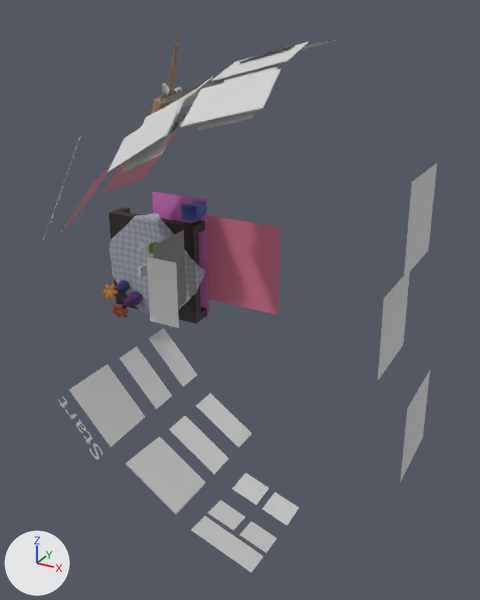
What one commit did to the OBJ model assets/workspace.obj.
Both versions are drawn from a 50 mm lens placed at (6.03, -11.63, 5.56), pointed at (0.12, -0.88, 0.18). Lighting does not change. The marker at lower left points along +X, +Y and +Z. Where no turn or scale is listed for an object, it has been applied to the vertices.

Names of what the first picture shows: 'x_b_file_Plane.004', 'x_b_minecraft_Plane.020', 'x_b_pic_Plane.029', 'x_b_skype_Plane.030', 'x_f_desk_Cube_Cube.001', 'x_f_filezone_Plane.014', 'x_floor_Plane.001', 'x_hud_Plane.013', 'x_l_la_Plane.043', 'x_scr1_Plane.010', 'x_scr2_Plane.006', 'x_scr3_Plane.024'.
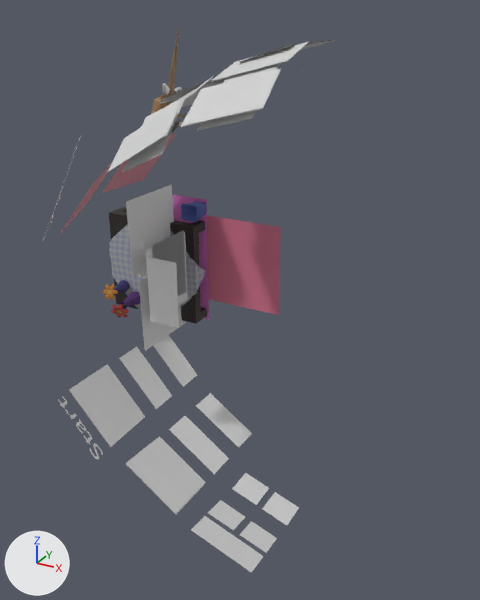
Diff of the bpy script that builds the scene:
```diff
--- a/assets/workspace.obj.py
+++ b/assets/workspace.obj.py
@@ me_x_scr1_plane_010 @@
 me_x_scr1_plane_010.from_pydata(...)  # 4 vertices, 1 face; spans x 3.05..3.08, y -0.92..0.77, z -0.84..0.85
 # used by ob_x_scr1_plane_010; location = (0.0, 0.0, 0.0)
-me_x_scr1_plane_010.vertices[0].co = (3.05, 0.77, 0.85)
-me_x_scr1_plane_010.vertices[1].co = (3.05, -0.92, 0.85)  # pixel (383, 298)
-me_x_scr1_plane_010.vertices[2].co = (3.08, 0.77, -0.84)  # pixel (403, 344)
-me_x_scr1_plane_010.vertices[3].co = (3.08, -0.92, -0.84)  # pixel (377, 381)
+# me_x_scr1_plane_010 part 1
+me_x_scr1_plane_010.vertices[0].co = (-2.11, 0.77, -0.84)
+me_x_scr1_plane_010.vertices[1].co = (-2.11, -0.92, -0.84)  # pixel (150, 323)
+me_x_scr1_plane_010.vertices[2].co = (-2.14, 0.77, 0.85)
+me_x_scr1_plane_010.vertices[3].co = (-2.14, -0.92, 0.85)  # pixel (145, 250)
 me_x_scr1_plane_010.materials.append(mat_t_s1)
@@ me_x_scr2_plane_006 @@
 me_x_scr2_plane_006.from_pydata(...)  # 4 vertices, 1 face; spans x 3.33..3.36, y -0.92..0.77, z 1.28..2.97
 # used by ob_x_scr2_plane_006; location = (0.0, 0.0, 0.0)
-me_x_scr2_plane_006.vertices[0].co = (3.33, 0.77, 2.97)  # pixel (437, 162)
-me_x_scr2_plane_006.vertices[1].co = (3.33, -0.92, 2.97)  # pixel (411, 181)
-me_x_scr2_plane_006.vertices[2].co = (3.36, 0.77, 1.28)  # pixel (428, 250)
-me_x_scr2_plane_006.vertices[3].co = (3.36, -0.92, 1.28)  # pixel (403, 278)
+# me_x_scr2_plane_006 part 2
+me_x_scr2_plane_006.vertices[0].co = (-2.33, 0.77, -1.59)  # pixel (185, 323)
+me_x_scr2_plane_006.vertices[1].co = (-2.33, -0.92, -1.59)  # pixel (144, 351)
+me_x_scr2_plane_006.vertices[2].co = (-2.36, 0.77, 0.09)
+me_x_scr2_plane_006.vertices[3].co = (-2.36, -0.92, 0.09)  # pixel (138, 282)
 me_x_scr2_plane_006.materials.append(mat_t_s2)
@@ me_x_scr3_plane_024 @@
 me_x_scr3_plane_024.from_pydata(...)  # 4 vertices, 1 face; spans x 3.68..3.72, y -0.92..0.77, z -2.93..-1.25
 # used by ob_x_scr3_plane_024; location = (0.0, 0.0, 0.0)
-me_x_scr3_plane_024.vertices[0].co = (3.68, 0.77, -1.25)  # pixel (430, 368)
-me_x_scr3_plane_024.vertices[1].co = (3.68, -0.92, -1.25)  # pixel (407, 408)
-me_x_scr3_plane_024.vertices[2].co = (3.72, 0.77, -2.93)  # pixel (422, 437)
-me_x_scr3_plane_024.vertices[3].co = (3.72, -0.92, -2.93)  # pixel (400, 482)
+# me_x_scr3_plane_024 part 3
+me_x_scr3_plane_024.vertices[0].co = (-2.53, 0.77, 0.18)
+me_x_scr3_plane_024.vertices[1].co = (-2.53, -0.92, 0.18)  # pixel (132, 277)
+me_x_scr3_plane_024.vertices[2].co = (-2.56, 0.77, 1.86)  # pixel (171, 184)
+me_x_scr3_plane_024.vertices[3].co = (-2.56, -0.92, 1.86)  # pixel (125, 201)
 me_x_scr3_plane_024.materials.append(mat_t_s3)
```

What differs and where, as boxes [x1, y1, x2, y2] in the pictures (480 x 600 px):
'x_scr3_Plane.024', reshaped (58% wider, 17% shorter)
    before: [400, 370, 430, 482]
    after: [126, 184, 174, 277]
'x_scr2_Plane.006', reshaped
    before: [404, 163, 437, 278]
    after: [139, 278, 185, 351]
'x_scr1_Plane.010', reshaped (33% wider, 16% shorter)
    before: [378, 272, 410, 380]
    after: [145, 232, 188, 323]
